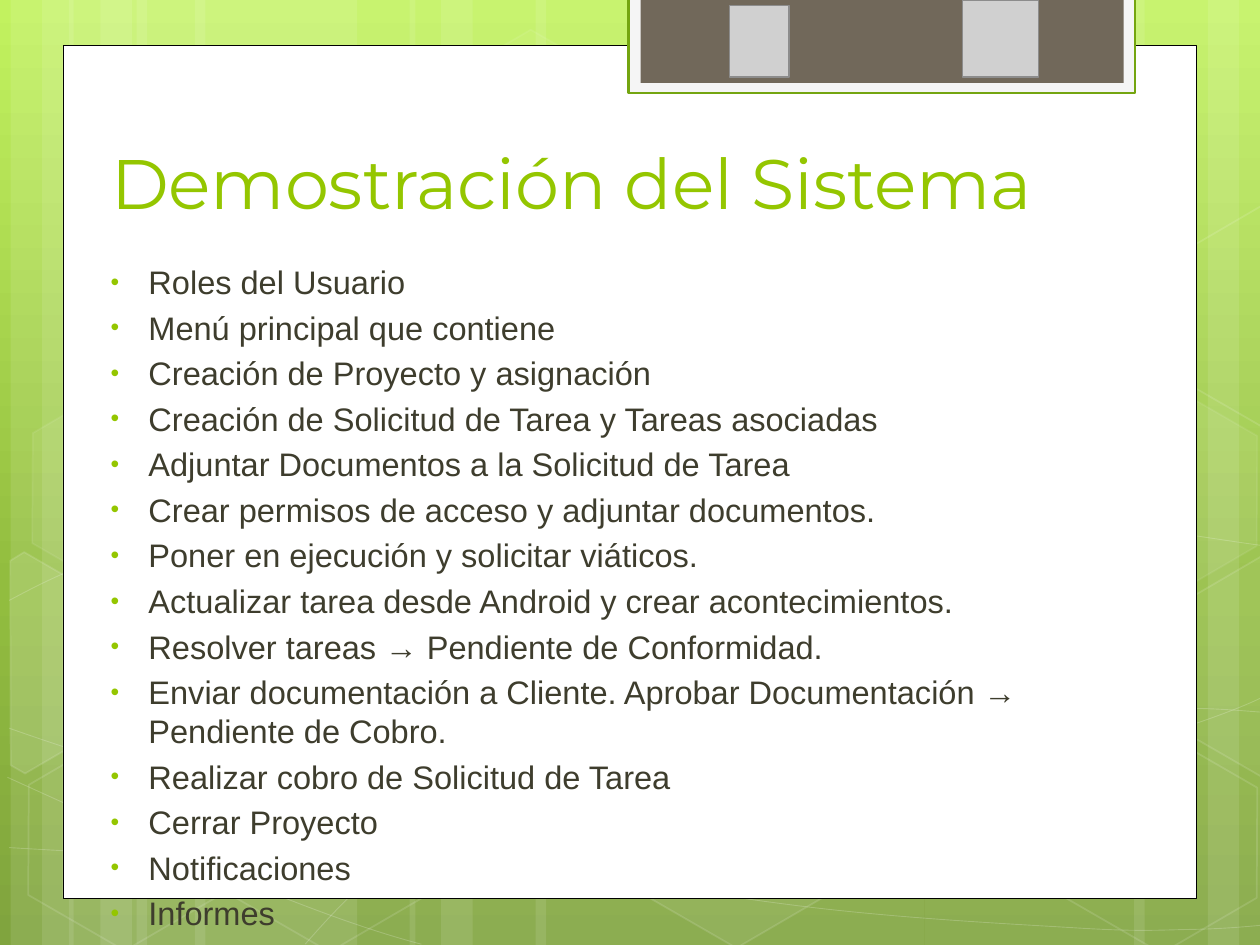
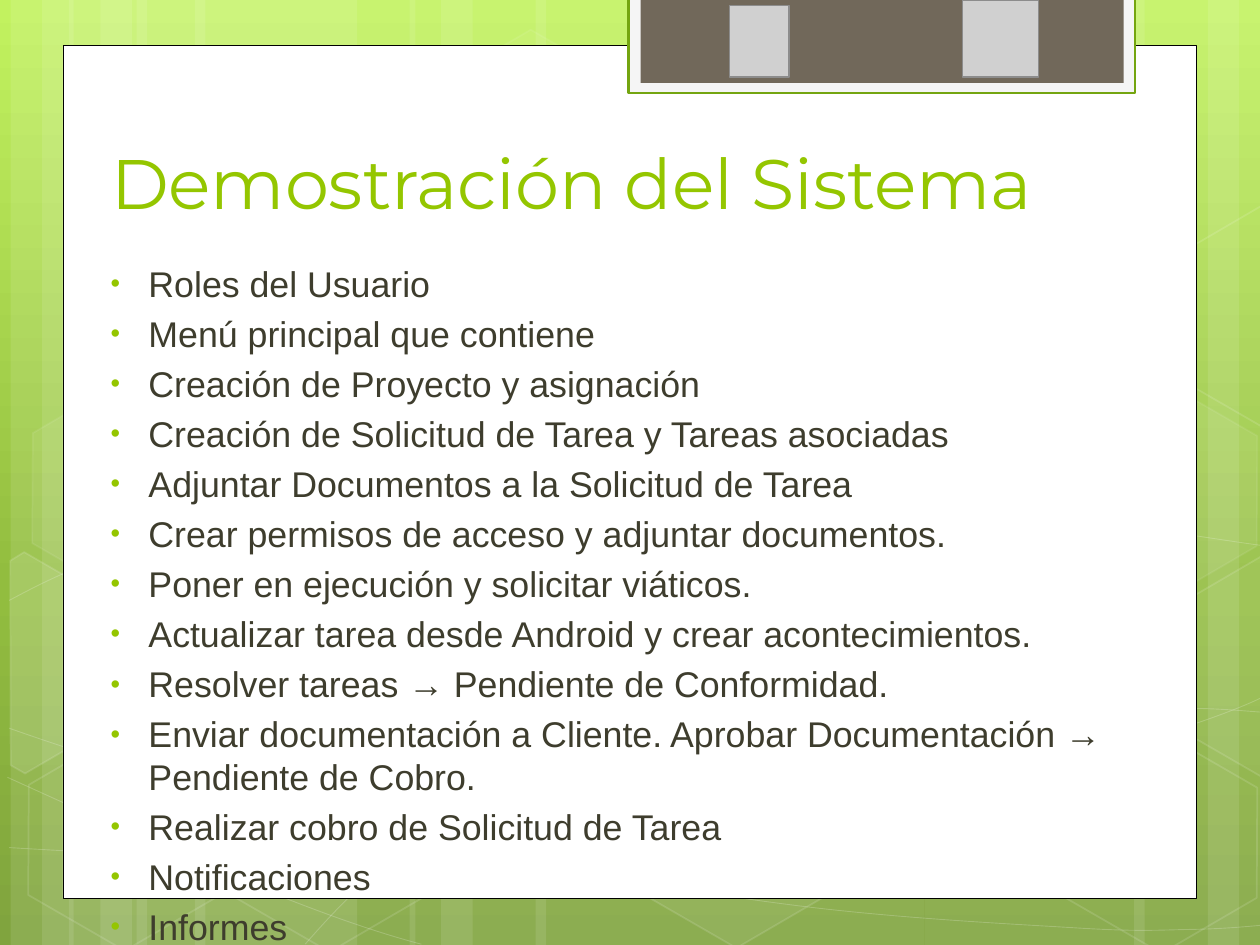
Before and after one commit to ptissera/habilitacion-profesional-2012-4k4, a slide deck: slide 29 of Documentacion/Proyecto/Presentacion Final/Exposicion Final.pptx (slide 28 before the commit). Drawn at 1260x945 pixels with LibreOffice and Linux fonts; fonts in the diff are those of the drawing; grey boxes stand for pictures. Boxes give left, top, right and bottom in pixels: in the first picture for what was removed or moved away, otherwise in the second. Text is boxed around its words. In the diff, an @@ line names an element or a change of style, - is before the commit and + after.

```diff
--- a/Documentacion/Proyecto/Presentacion Final/Exposicion Final.pptx
+++ b/Documentacion/Proyecto/Presentacion Final/Exposicion Final.pptx
@@ text "Roles del Usuario" at <box>148,271,1055,891</box>: size 18.6 to 20.4 pt @@
@@ text at <box>148,811,378,840</box>: paragraph removed @@
-• Cerrar Proyecto
```
Also in this commit, not shown: 19 other slides changed, 3 slides added, 1 other file.
